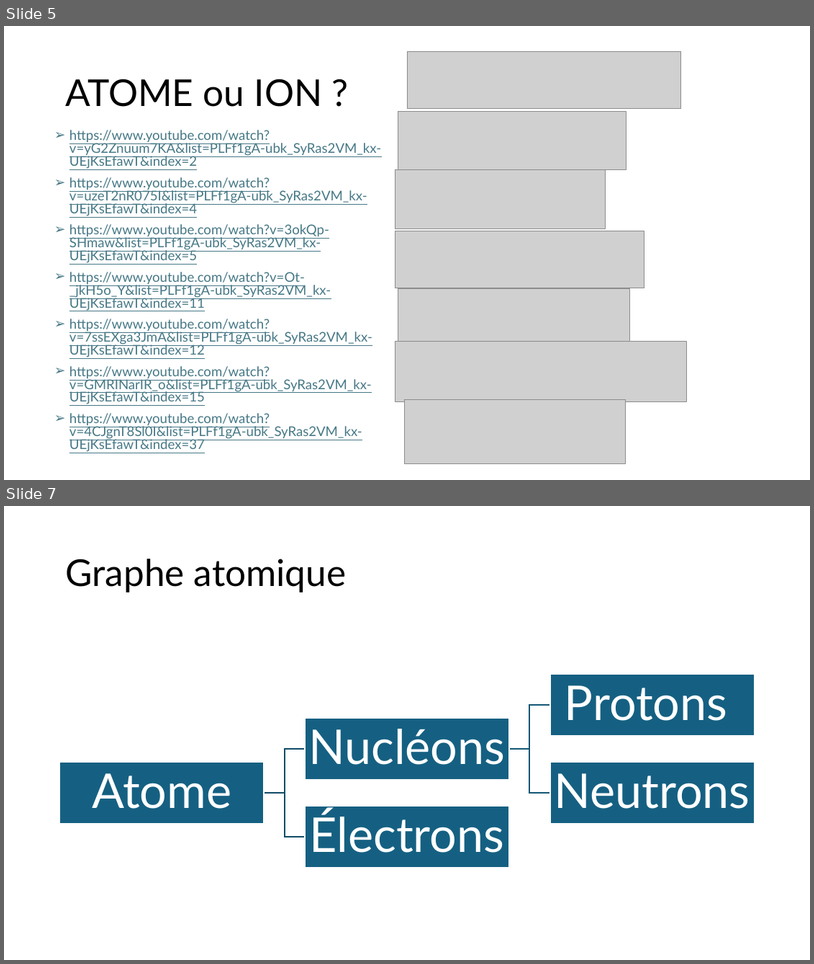
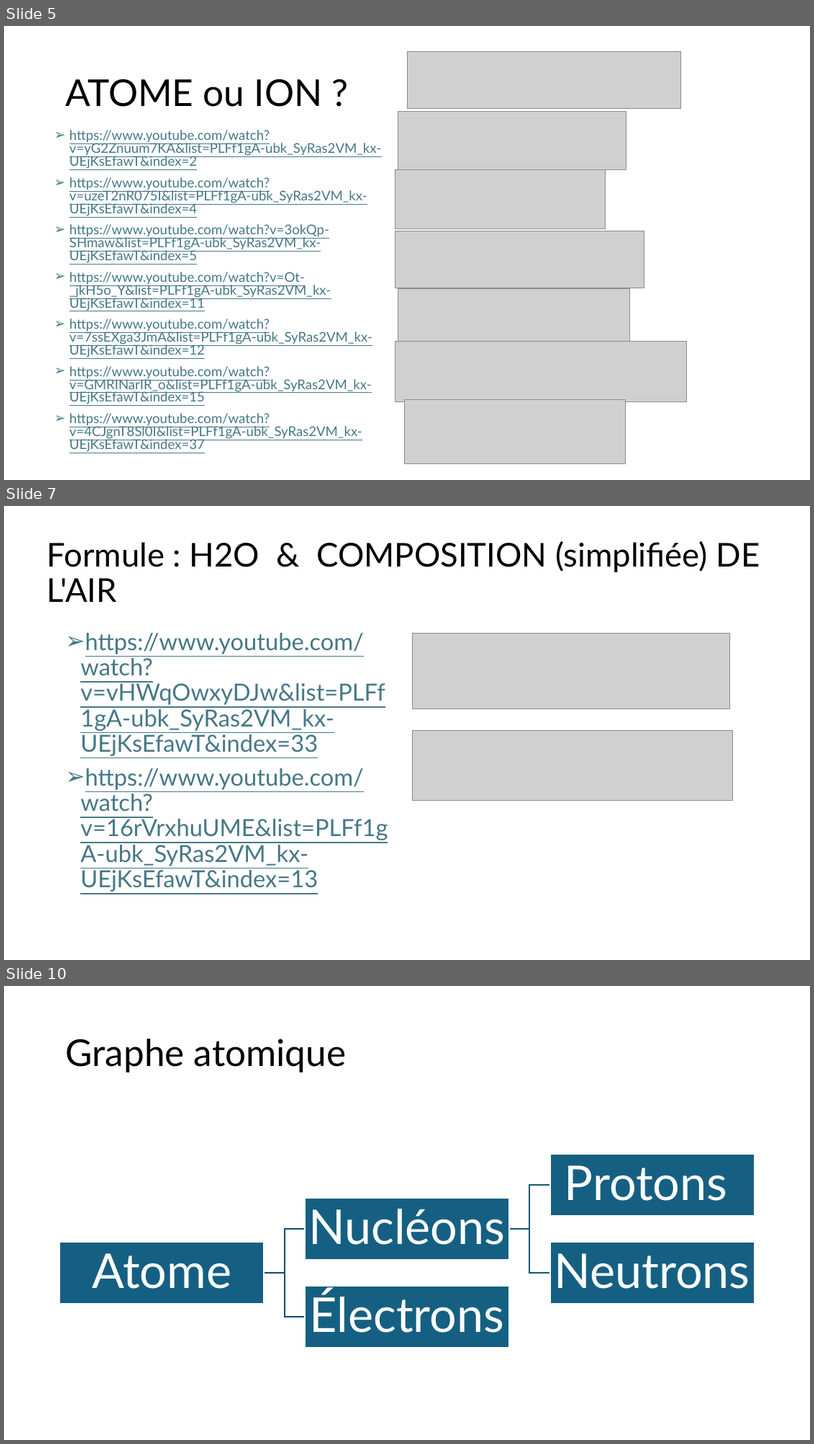
Before and after one commit to Djamelikra/Office-Automation, a slide deck: Pending/Prolegomenes_ATOME.pptx. Shown one above the other, each under a label of ours: slides 5 and 7 before the commit, slides 5, 7 and 10 after it; the slides between them are not shown. The pictures are 814x964 and 814x1444 pixels, drawn with LibreOffice and Linux fonts; fonts in the diff are those of the drawing; grey boxes stand for pictures. Boxes give left, top, right and bottom in pixels: in the first picture for what was removed or moved away, otherwise in the second. Text is boxed around its words. In the diff, an @@ line names an element or a change of style, - is before the commit and + after.

Commit message:
25/11/08 01 EN

```diff
--- a/Pending/Prolegomenes_ATOME.pptx
+++ b/Pending/Prolegomenes_ATOME.pptx
@@ slide 7 added at [4, 506, 810, 960], background #FFFFFF @@
@@ title added at [47, 541, 761, 602], 39 pt, text #000000 @@
+Formule : H2O & COMPOSITION (simplifiée) DE L'AIR
@@ text added at [80, 633, 388, 891], 28 pt, text #467886, underline @@
+➢ https://www.youtube.com/watch?v=vHWqOwxyDJw&list=PLFf1gA-ubk_SyRas2VM_kx-UEjKsEfawT&index=33
+➢ https://www.youtube.com/watch?v=16rVrxhuUME&list=PLFf1gA-ubk_SyRas2VM_kx-UEjKsEfawT&index=13
@@ picture added at [412, 633, 730, 708] @@
@@ picture added at [412, 731, 733, 800] @@
@@ what was slide 7 is now slide 10 @@
```
Also in this commit, not shown: 1 slide changed, 2 other slides added.
